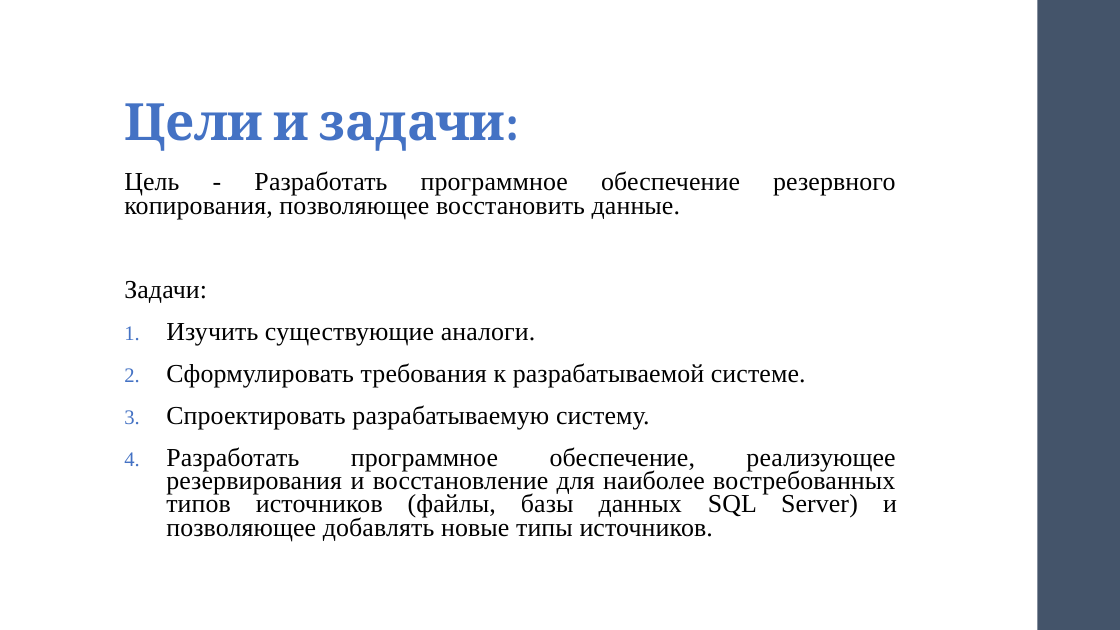
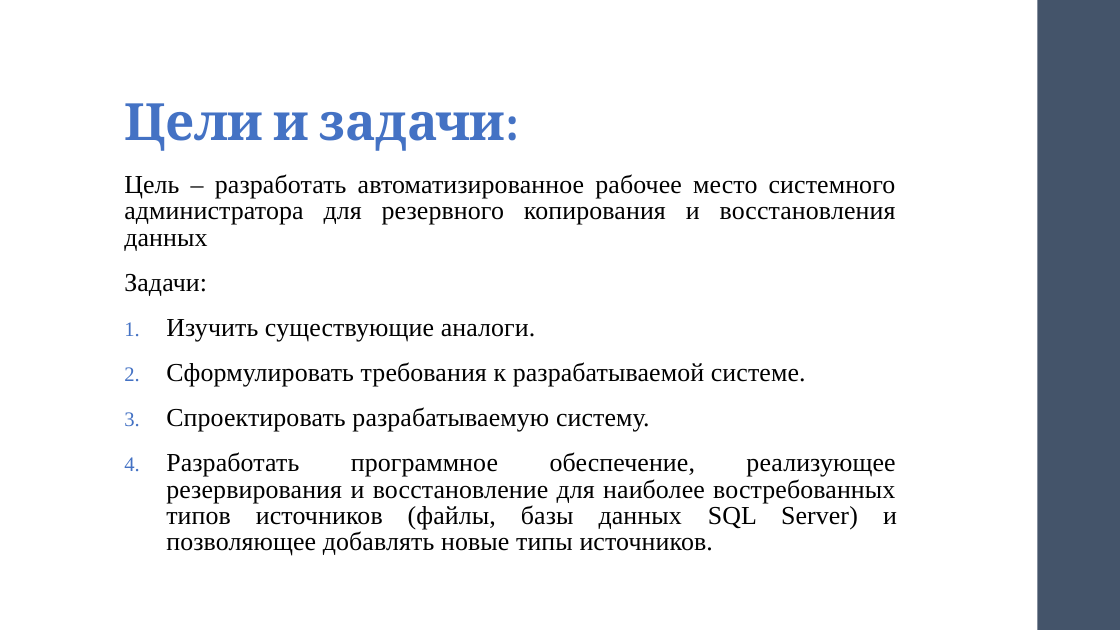
Before and after one commit to polyakovGit/BackupSystem, a slide deck: slide 3 of Razrabotka_PO_PresentationV3.pptx. Drawn at 1120x630 pixels with LibreOffice and Linux fonts; fonts in the diff are those of the drawing. Boxes give left, top, right and bottom in pixels: in the first picture for what was removed or moved away, otherwise in the second. Text is boxed around its words. In the diff, an @@ line names an element or a change of style, - is before the commit and + after.

```diff
--- a/Razrabotka_PO_PresentationV3.pptx
+++ b/Razrabotka_PO_PresentationV3.pptx
@@ text at <box>124,174,896,251</box>: text changed @@
-Цель - Разработать программное обеспечение резервного копирования, позволяющее восстановить данные.
+Цель – разработать автоматизированное рабочее место системного администратора для резервного копирования и восстановления данных
@@ text at <box>124,274,897,556</box>: line spacing 0.75 to 0.85 @@
```
Also in this commit, not shown: 2 other slides changed, 1 other file.
